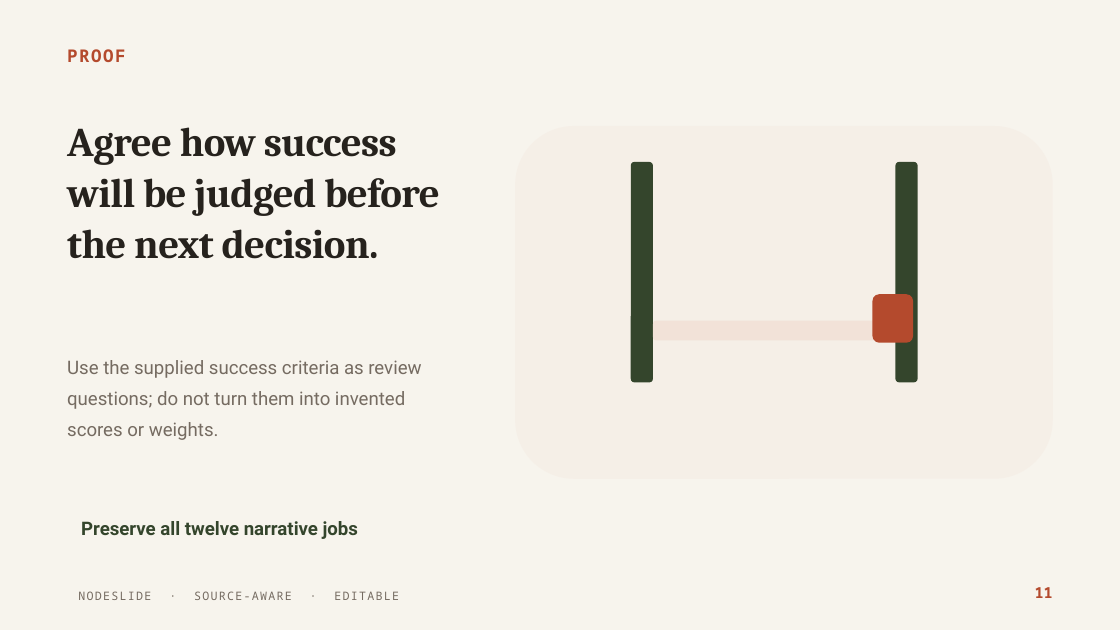
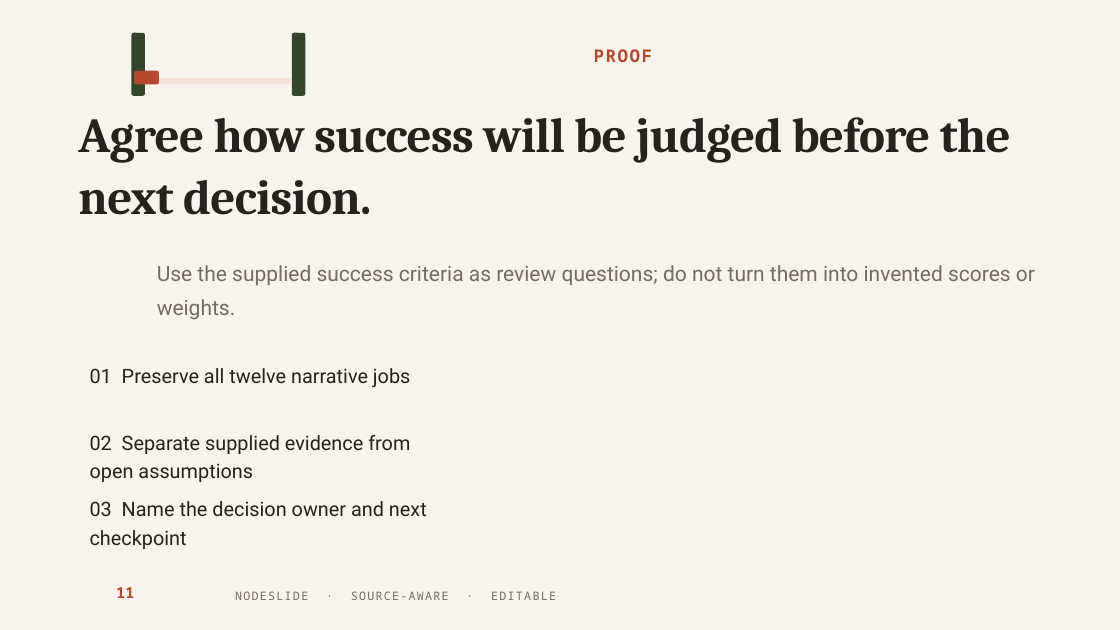
Before and after one commit to HomenShum/NodeSlide, a slide deck: slide 11 of evidence/scene-continuity-v2/generated/risk-committee-scene-continuity.pptx. Drawn at 1120x630 pixels with LibreOffice and Linux fonts; fonts in the diff are those of the drawing. Boxes give left, top, right and bottom in pixels: in the first picture for what was removed or moved away, otherwise in the second. Text is boxed around its words. In the diff, an @@ line names an element or a change of style, - is before the commit and + after.

Commit message:
fix(nodeslide): close live geometry regressions (#164)

```diff
--- a/evidence/scene-continuity-v2/generated/risk-committee-scene-continuity.pptx
+++ b/evidence/scene-continuity-v2/generated/risk-committee-scene-continuity.pptx
@@ rounded rectangle added at (132,33,145,96), fill #34452C @@
@@ rounded rectangle added at (292,33,305,96), fill #34452C @@
@@ text "PROOF": place and size @@
-text "PROOF" at (67,49,126,62)
+text "PROOF" at (594,49,653,62)
@@ rounded rectangle added at (134,71,159,85), fill #B44A2D @@
@@ rounded rectangle added at (145,78,292,84), fill #F2DED3 at 74% opacity @@
@@ text "Agree how success will be ...": place and size @@
-text "Agree how success will be ..." at (67,127,440,259)
+text "Agree how success will be ..." at (78,117,1011,215)
@@ text "Agree how success will be ..." at (78,117,1011,215): size 35 to 42 pt, letter spacing -0.5 to -0.6 pt; line spacing 1.04 to 1.05 @@
@@ rounded rectangle removed at (515,126,1053,479) @@
@@ rounded rectangle removed at (631,162,653,382) @@
@@ rounded rectangle removed at (896,162,918,382) @@
@@ text "Use the supplied success criteria ...": place and size @@
-text "Use the supplied success criteria ..." at (67,360,421,440)
+text "Use the supplied success criteria ..." at (157,265,1035,320)
@@ text "Use the supplied success criteria ..." at (157,265,1035,320): size 16 to 18 pt; line spacing 1.38 to 1.35 @@
@@ rounded rectangle removed at (873,294,913,343) @@
@@ rounded rectangle removed at (653,321,896,341) @@
@@ text at (90,368,410,387): text changed; size 16 to 17 pt; text colour #34452C to #26221D; bold off @@
-Preserve all twelve narrative jobs
+01 Preserve all twelve narrative jobs
@@ text added at (90,435,410,482), 17 pt, text #26221D @@
+02 Separate supplied evidence from open assumptions
@@ text added at (90,501,427,549), 17 pt, text #26221D @@
+03 Name the decision owner and next checkpoint
@@ text "11": place and size @@
-text "11" at (1035,587,1053,598)
+text "11" at (116,587,134,598)
@@ text "NODESLIDE · SOURCE-AWARE · EDITABLE": place and size @@
-text "NODESLIDE · SOURCE-AWARE · EDITABLE" at (78,591,399,600)
+text "NODESLIDE · SOURCE-AWARE · EDITABLE" at (235,591,556,600)
```
Also in this commit, not shown: 4 other slides changed, 8 other files.
